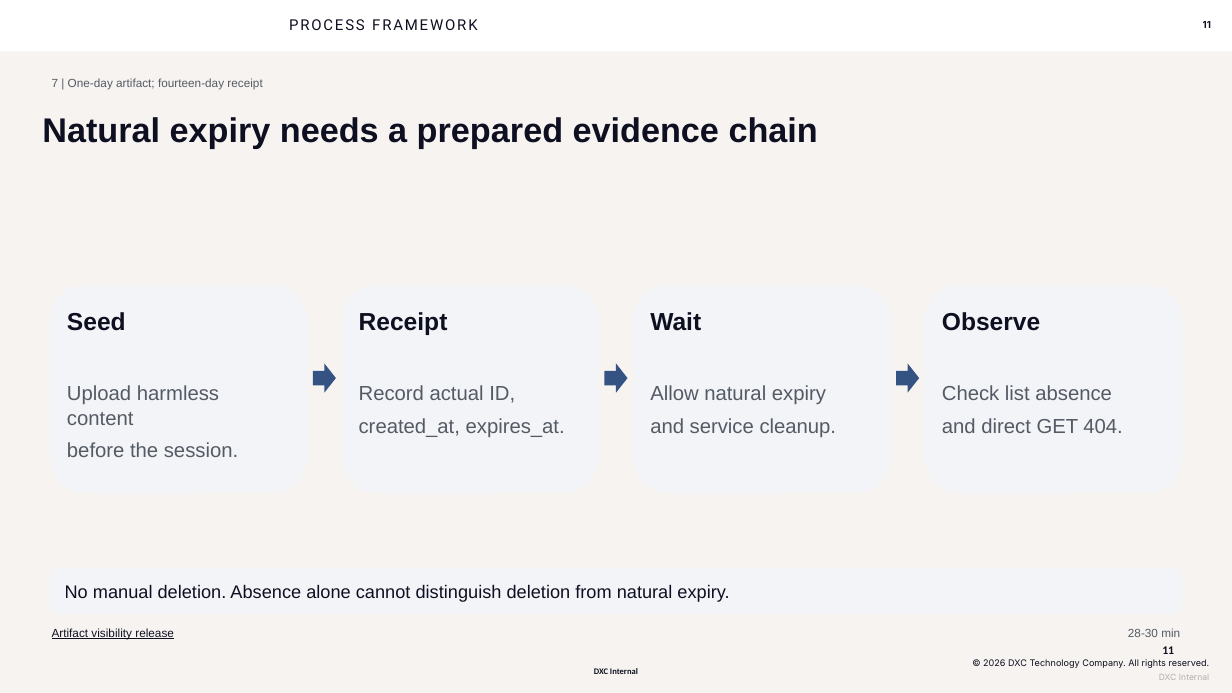
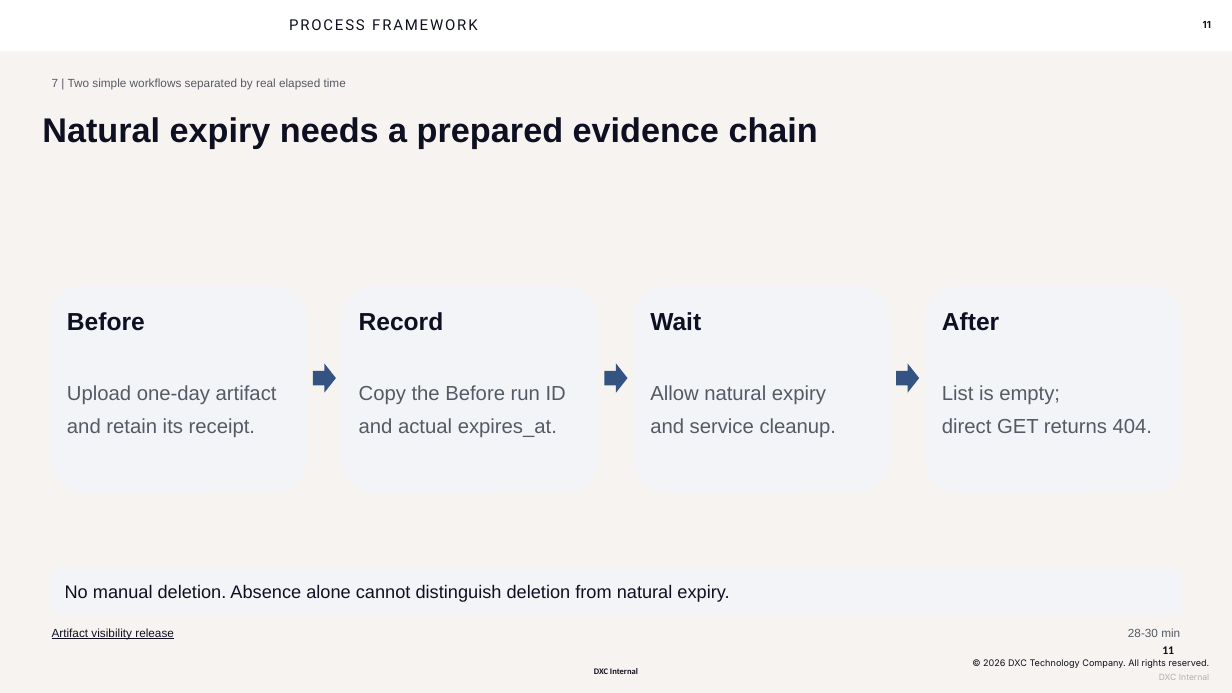
Before and after one commit to seandorsett/dxc-actions-office-hour, a slide deck: slide 11 of outputs/slides/dxc-actions-office-hour-2026-10-13.pptx. Drawn at 1232x693 pixels with LibreOffice and Linux fonts; fonts in the diff are those of the drawing; background and template pictures are left out. Boxes give left, top, right and bottom in pixels: in the first picture for what was removed or moved away, otherwise in the second. Text is boxed around its words. In the diff, an @@ line names an element or a change of style, - is before the commit and + after.

```diff
--- a/outputs/slides/dxc-actions-office-hour-2026-10-13.pptx
+++ b/outputs/slides/dxc-actions-office-hour-2026-10-13.pptx
@@ text at (x1=52, y1=78, x2=346, y2=90): text changed @@
-7 | One-day artifact; fourteen-day receipt
+7 | Two simple workflows separated by real elapsed time
@@ text at (x1=67, y1=312, x2=145, y2=331): text changed @@
-Seed
+Before
@@ text at (x1=359, y1=312, x2=444, y2=331): text changed @@
-Receipt
+Record
@@ text at (x1=942, y1=312, x2=999, y2=331): text changed @@
-Observe
+After
@@ text at (x1=67, y1=385, x2=277, y2=437): text changed @@
-Upload harmless content
-before the session.
+Upload one-day artifact
+and retain its receipt.
@@ text at (x1=359, y1=385, x2=566, y2=437): text changed @@
-Record actual ID,
-created_at, expires_at.
+Copy the Before run ID
+and actual expires_at.
@@ text at (x1=942, y1=385, x2=1152, y2=433): text changed @@
-Check list absence
-and direct GET 404.
+List is empty;
+direct GET returns 404.
```
Also in this commit, not shown: 13 other slides changed, 33 other files.
